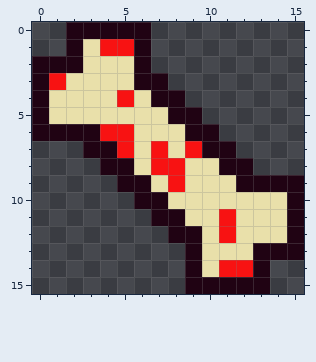
Pixel-art sprite -- Project/assets/graphics/bone.png. This is how it looked before the edit.
The file is 16x16 pixels.
The result:
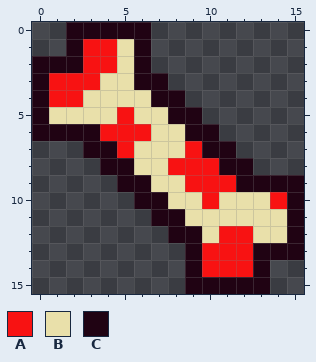
Palette (. is transparent): A #f81212  B #e9e0aa  C #200313
Difference:
y 1: x 3 B -> A; x 5 A -> B
y 2: x 3..4 BB -> AA
y 3: x 2..3 BB -> AA
y 4: x 1..2 BB -> AA; x 5 A -> B
y 5: x 5 B -> A
y 6: x 6 B -> A
y 7: x 7 A -> B
y 8: x 7 A -> B; x 9..10 BB -> AA
y 9: x 8..11 ABBB -> BAAA
y 10: x 10 B -> A; x 14 B -> A
y 11: x 11 A -> B
y 12: x 12 B -> A
y 13: x 10..12 BBB -> AAA
y 14: x 10 B -> A
